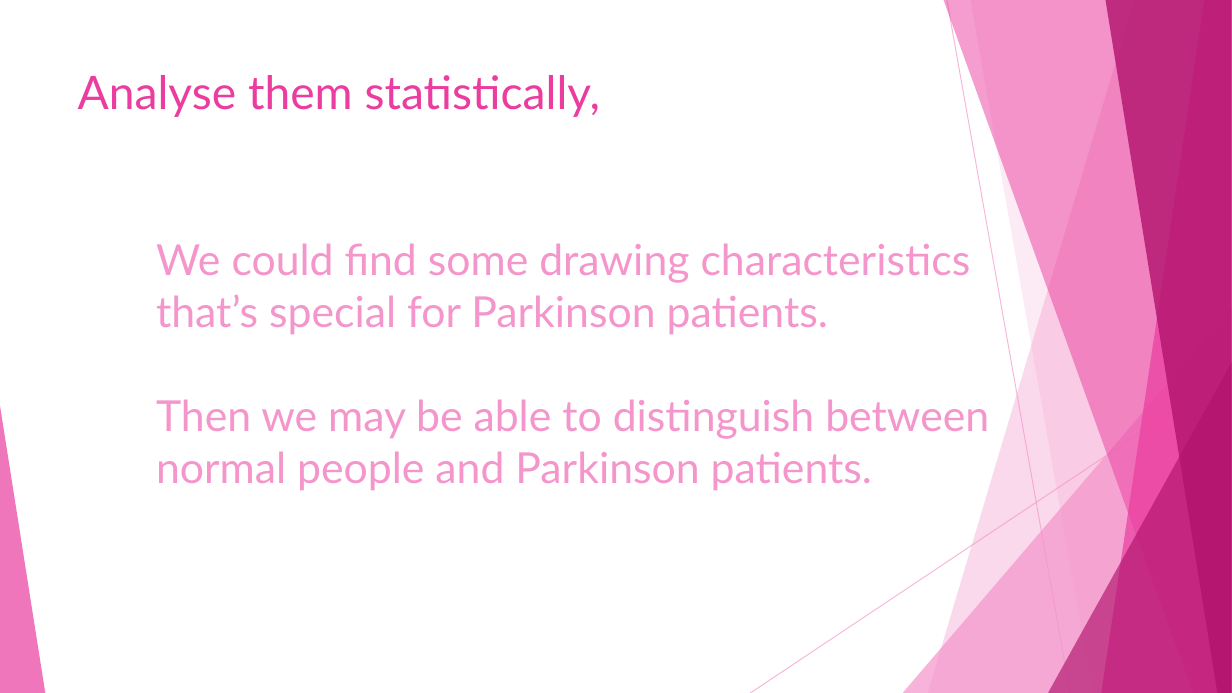
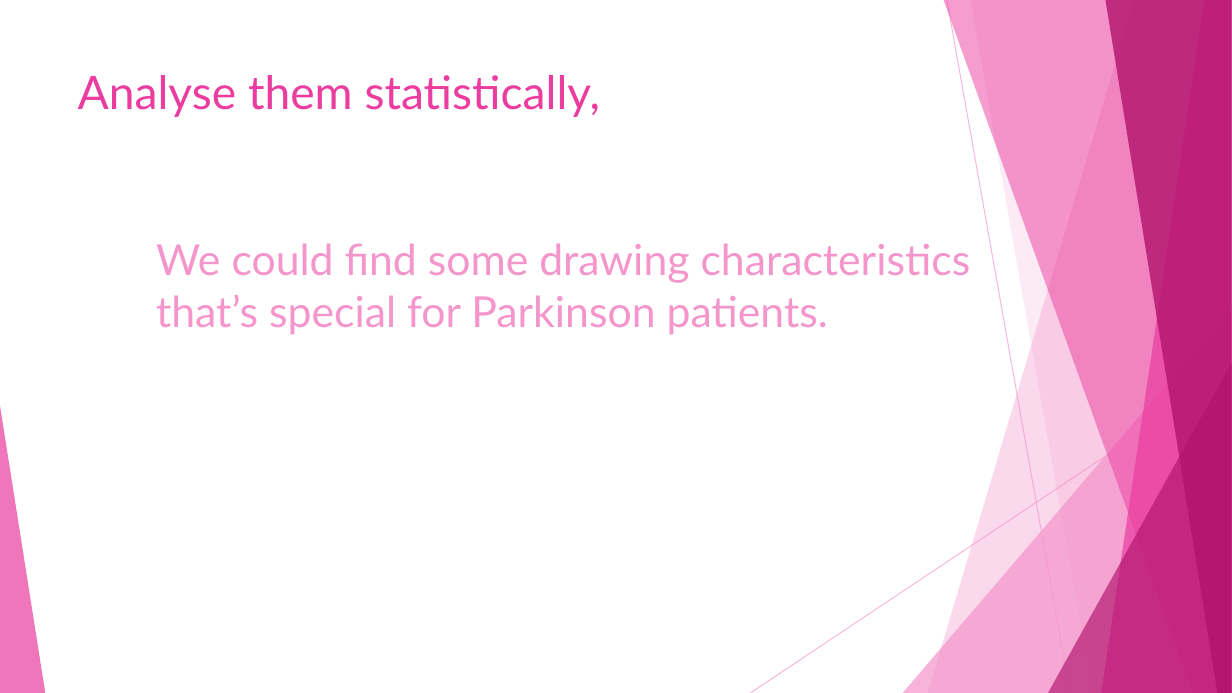
Before and after one commit to JiashuWu/NeuroGraph, a slide deck: slide 10 of Neurograph Project Presentation/Neurograph Presentation Jiashu Wu.pptx. Drawn at 1232x693 pixels with LibreOffice and Linux fonts; fonts in the diff are those of the drawing. Boxes give left, top, right and bottom in pixels: in the first picture for what was removed or moved away, otherwise in the second. Text is boxed around its words. In the diff, an @@ line names an element or a change of style, - is before the commit and + after.

Commit message:
Updated Presentation Files;

```diff
--- a/Neurograph Project Presentation/Neurograph Presentation Jiashu Wu.pptx
+++ b/Neurograph Project Presentation/Neurograph Presentation Jiashu Wu.pptx
@@ text removed at bbox=[156, 399, 989, 490] @@
-Then we may be able to distinguish between normal people and Parkinson patients.
```
Also in this commit, not shown: 1 slide added, 1 other file.
